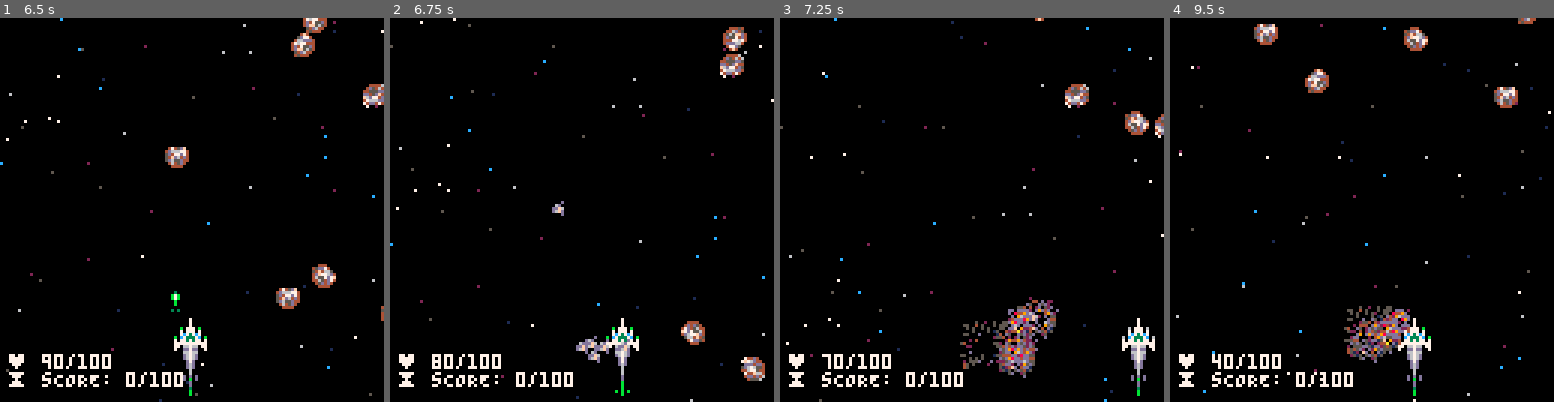
Above: before the commit, frames 1-4 (left to right).
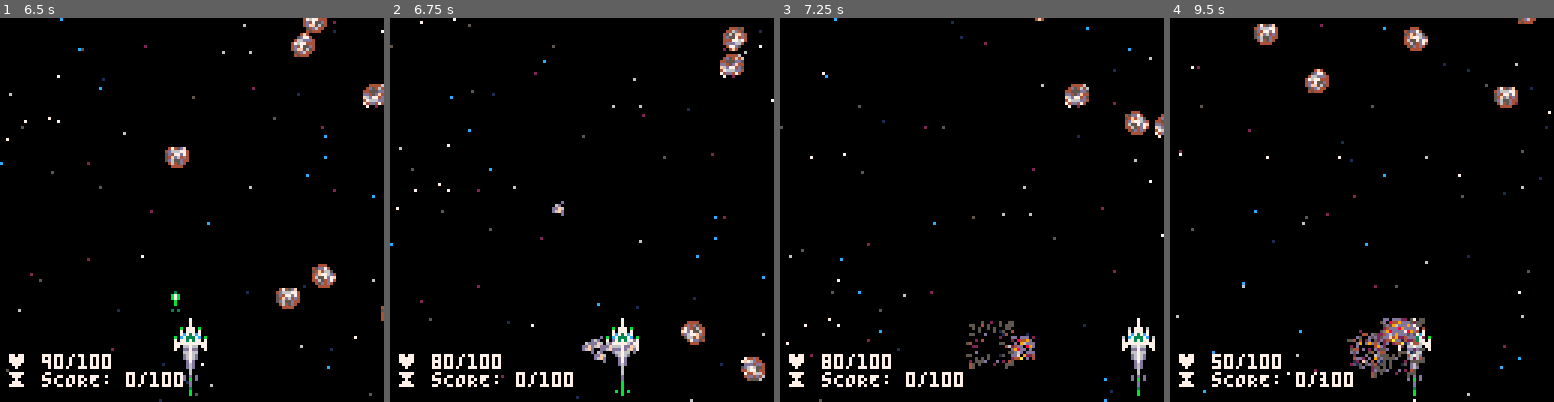
Above: after the commit, the same moments.

Repository: vmikelic/lightning-game-rand
Game: PICO-8 cartridge scoring_implementation/better_galaga.p8
Same seed, same stepped clock (60 frames per second), same inputs: the game is played once before the commit and once after it.
Inputs:
- Up to frame 1 (6.5 s): tap X (X key) at 0.33, 1.07, 1.85, 2.97, 4.08, 5.2, 6.32 s; hold Right 1.6-2.1 s; hold Right 2.47-3.03 s; hold Left 3.08-3.58 s; hold Right 4.02-4.68 s; hold Left 5.08-5.68 s; hold Right from 6.08 s (still down)
- Up to frame 2 (6.75 s): release Right at 6.58 s; hold Right from 6.63 s (still down)
- Up to frame 3 (7.25 s): release Right at 7.13 s
- Up to frame 4 (9.5 s): tap X (X key) at 7.43, 8.55 s; hold Right 7.5-8.07 s; hold Left 8.12-8.62 s; hold Right from 9.05 s (still down)

Frame 1 is identical in both runs. In frame 2, 0.5% of the frame differs, in the area x 48-65%, y 82-90%; in frame 3, 2.2%, in the area x 10-73%, y 72-94%; in frame 4, 2.1%.

Commit message:
lowered explosion volume, made hitbox accurate

Diff:
--- a/scoring_implementation/enemies/enemy.lua
+++ b/scoring_implementation/enemies/enemy.lua
@@ -118,9 +118,9 @@
 
 function enemy:_player_collision()
     if(self.y+8 > player_ship.y) then
-        if(self.x+8 > player_ship.x) then
-            if(self.y < player_ship.y+16) then
-                if(self.x < player_ship.x+16) then
+        if(self.x+8 > player_ship.x+3) then
+            if(self.y < player_ship.y+11) then
+                if(self.x < player_ship.x+14) then
                     for i = 1, 5 do -- explosion
                         animate_once(
                             player_ship.x+(flr(rnd(16))-8),
Not shown, changed: the sound effects (__sfx__) section of scoring_implementation/better_galaga.p8
